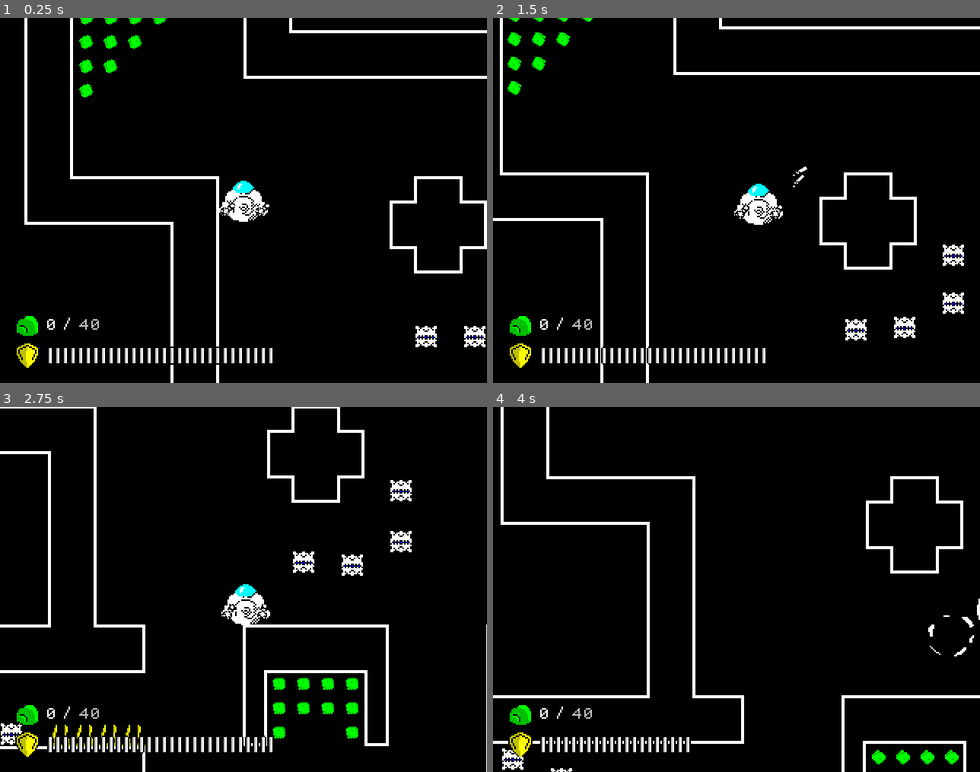
Above: before the commit, frames 1-4 (two rows, left to right).
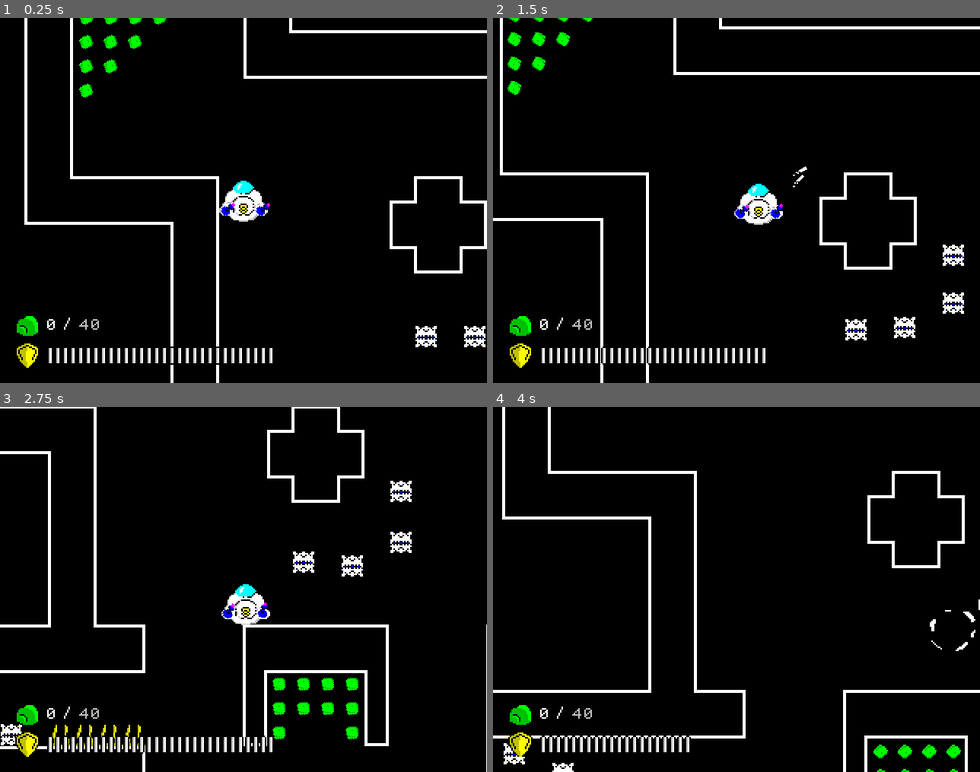
Above: after the commit, the same moments.

Repository: Paar86/Subminer
Game: Godot game, scene res://src/GameManager/GameManager.tscn
Two runs of this game, one before a commit and one after it. Both use one fixed random seed, a clock stepped at 60 frames per second and the inputs below.
Inputs (mouse positions are in pixels of both pictures, inside the frame that each line leads up to):
- Up to frame 1 (0.25 s): no input
- Up to frame 2 (1.5 s): move the mouse to (843, 182) at 0.52 s; hold D (right) 0.53-1.28 s; hold Space (dash) 0.53-1.28 s; move the mouse to (639, 218) at 1.27 s; hold S (down) from 1.28 s (still down); click (639, 218) at 1.35 s
- Up to frame 3 (2.75 s): move the mouse to (292, 509) at 2.02 s; release S (down) at 2.03 s; hold D (right) from 2.03 s (still down); hold Space (dash) from 2.03 s (still down)
- Up to frame 4 (4 s): move the mouse to (712, 662) at 2.77 s; release D (right) at 2.78 s; release Space (dash) at 2.78 s; hold W (up) 2.78-3.53 s; click (712, 662) at 2.85 s; move the mouse to (882, 644) at 3.52 s; hold A (left) from 3.53 s (still down); hold Space (dash) from 3.53 s (still down)

The runs differ from the first frame. In frame 1, 0.2% of the frame differs, in the area x 45-56%, y 47-56%; in frame 2, 0.2%; in frame 3, 0.5%; in frame 4, 6.0%, in the area x 0-100%, y 0-100%.

Commit message:
Various minor changes

Diff:
--- a/src/Common/GameActor.gd
+++ b/src/Common/GameActor.gd
@@ -18,18 +18,6 @@
 		pass
 
 
-func propagate_damage(value: int) -> void:
-	blink()
-	if hitpoints > value:
-		hitpoints -= value
-	else:
-		hitpoints = 0
-
-
-func propagate_push(_value: Vector2) -> void:
-	pass
-
-
 func blink() -> void:
 	if !blinking:
 		blinking = true
--- a/src/Enemies/HammerFish.tscn
+++ b/src/Enemies/HammerFish.tscn
@@ -61,6 +61,7 @@
 
 [node name="PlayerDetector" type="Area2D" parent="."]
 collision_layer = 0
+monitorable = false
 
 [node name="CollisionShape2D" type="CollisionShape2D" parent="PlayerDetector"]
 shape = SubResource( 4 )
--- a/src/Enemies/MineExplosion.gd
+++ b/src/Enemies/MineExplosion.gd
@@ -5,22 +5,23 @@
 
 var animation_duration: float
 
-onready var collision_shape := $CollisionShape2D
+onready var CollisionShapeNode := $CollisionShape2D
+onready var AnimatedSpriteNode := $AnimatedSprite
 
 func _ready() -> void:
-	$AnimatedSprite.playing = true
-	var animation_speed = $AnimatedSprite.frames.get_animation_speed("default")
-	var animation_frames = $AnimatedSprite.frames.get_frame_count("default")
+	AnimatedSpriteNode.playing = true
+	var animation_speed = AnimatedSpriteNode.frames.get_animation_speed("default")
+	var animation_frames = AnimatedSpriteNode.frames.get_frame_count("default")
 	animation_duration = animation_frames / animation_speed
 	# Grow full radius in half of the animation duration
 	splash_damage_area_growth = splash_damage_extents_max / animation_duration * 2
 
 
 func _physics_process(delta: float) -> void:
-	if collision_shape.shape.radius < splash_damage_extents_max and !collision_shape.disabled:
-		collision_shape.shape.set_deferred("radius", collision_shape.shape.radius + splash_damage_area_growth * delta)
+	if CollisionShapeNode.shape.radius < splash_damage_extents_max and !CollisionShapeNode.disabled:
+		CollisionShapeNode.shape.set_deferred("radius", CollisionShapeNode.shape.radius + splash_damage_area_growth * delta)
 	else:
-		collision_shape.set_deferred("disabled", true)
+		CollisionShapeNode.set_deferred("disabled", true)
 
 
 func _on_AnimatedSprite_animation_finished():
--- a/src/Player/PlayerKinematic.tscn
+++ b/src/Player/PlayerKinematic.tscn
@@ -13,9 +13,12 @@
 
 [node name="PlayerKinematic" type="KinematicBody2D"]
 collision_mask = 10
+collision/safe_margin = 0.5
 script = ExtResource( 1 )
 
 [node name="Sprite" type="Sprite" parent="."]
+z_index = -1
+z_as_relative = false
 texture = ExtResource( 2 )
 
 [node name="BodyCollision" type="CollisionShape2D" parent="."]
@@ -37,6 +40,8 @@
 
 [node name="CannonLeft" type="Sprite" parent="CannonLeftPivot"]
 rotation = -1.5708
+z_index = -1
+z_as_relative = false
 texture = ExtResource( 3 )
 offset = Vector2( 0, 3 )
 
@@ -50,6 +55,8 @@
 
 [node name="CannonRight" type="Sprite" parent="CannonRightPivot"]
 rotation = -1.5708
+z_index = -1
+z_as_relative = false
 texture = ExtResource( 3 )
 offset = Vector2( 0.5, 3 )
 
--- a/src/Player/Projectile.gd
+++ b/src/Player/Projectile.gd
@@ -12,7 +12,7 @@
 	queue_free()
 
 
-func create_explosion(global_position: Vector2) -> void:
+func _create_explosion(global_position: Vector2) -> void:
 	var new_explosion = projectile_explosion.instance()
 	new_explosion.global_position = global_position
 	get_parent().call_deferred("add_child", new_explosion)
@@ -22,12 +22,11 @@
 # For enemies' hurtboxes
 func _on_Projectile_area_entered(area: Area2D):
 	if area.owner is GameActor:
-		#area.owner.propagate_damage(1.0)
 		area.owner.propagate_effects({Enums.Effects.DAMAGE: 1})
-	create_explosion(global_position)
+	_create_explosion(global_position)
 
 
 # For world tiles
 func _on_Projectile_body_entered(body):
 	if body is TileMap:
-		create_explosion(global_position)
+		_create_explosion(global_position)
--- a/src/Player/Projectile.tscn
+++ b/src/Player/Projectile.tscn
@@ -9,6 +9,7 @@
 [node name="Projectile" type="Area2D"]
 collision_layer = 0
 collision_mask = 14
+monitorable = false
 script = ExtResource( 2 )
 __meta__ = {
 "_editor_description_": ""
Binary file changed: assets/cannon.png
Binary file changed: assets/player_sprite.png
